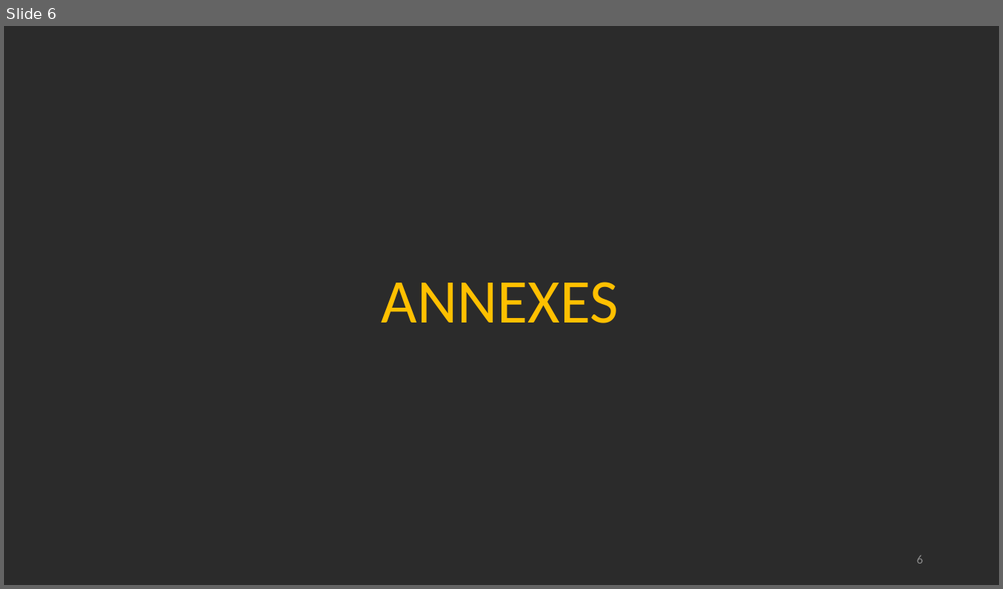
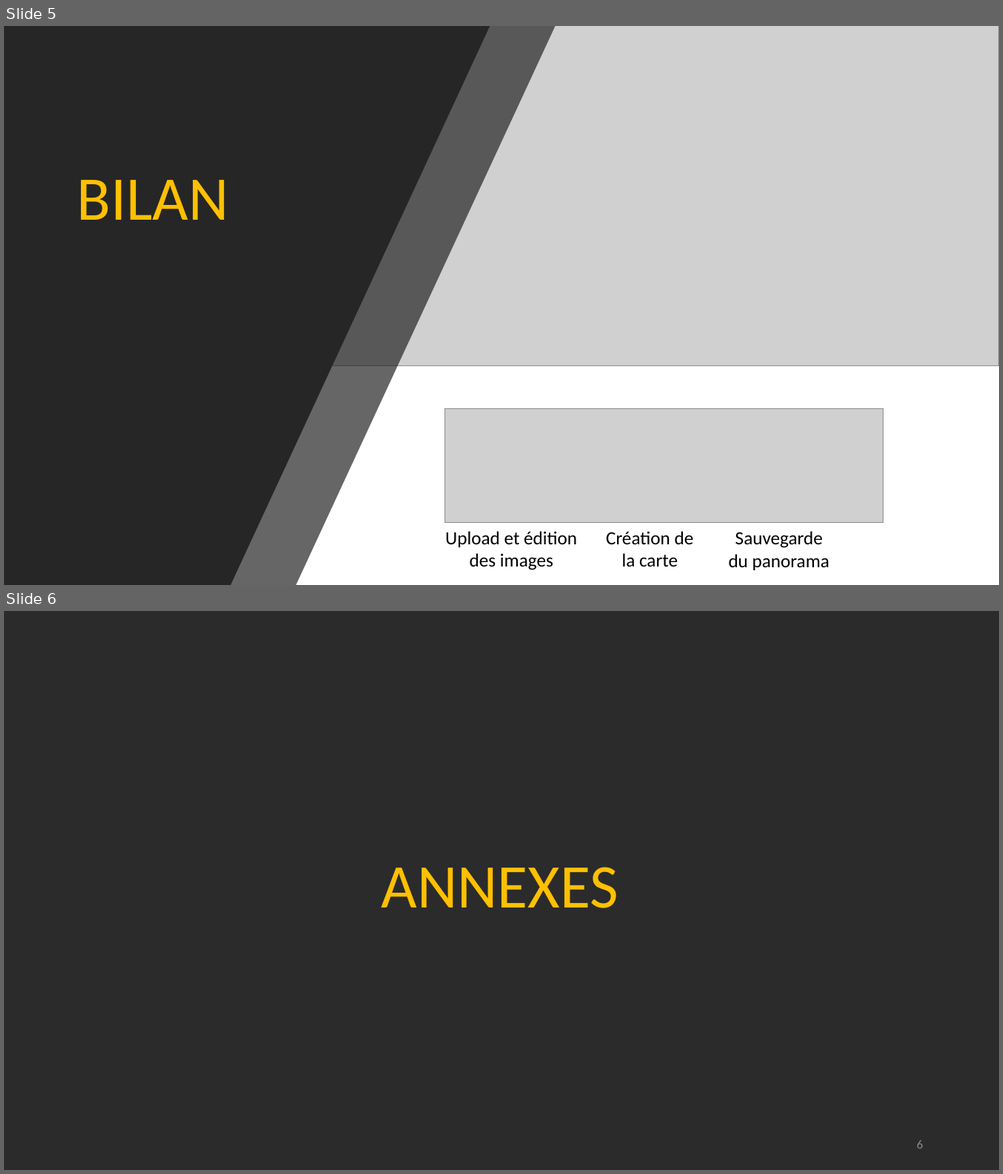
Before and after one commit to Victor-Mom/Projet-Tut-Documentation, a slide deck: Soutenance/Diaporama soutenance.pptx. Shown one above the other, each under a label of ours: slide 6 before the commit, slides 5 and 6 after it. The pictures are 1003x589 and 1003x1174 pixels, drawn with LibreOffice and Linux fonts; fonts in the diff are those of the drawing; grey boxes stand for pictures; background and template pictures are left out; a plain dark background stands for a picture behind light text. Boxes give left, top, right and bottom in pixels: in the first picture for what was removed or moved away, otherwise in the second. Text is boxed around its words. In the diff, an @@ line names an element or a change of style, - is before the commit and + after.

Commit message:
slide bilan + répartition travail

```diff
--- a/Soutenance/Diaporama soutenance.pptx
+++ b/Soutenance/Diaporama soutenance.pptx
@@ slide 5 added at [4, 26, 999, 585], background #000000 @@
@@ rectangle added at [4, 26, 999, 585], fill #FFFFFF @@
@@ freeform shape added at [4, 26, 555, 585], fill #262626 at 70% opacity @@
@@ freeform shape added at [4, 26, 489, 585], fill #262626 @@
@@ picture added at [256, 26, 999, 366] @@
@@ title added at [77, 180, 229, 220], 60 pt, text #FFC000 @@
+BILAN
@@ picture added at [445, 409, 884, 524] @@
@@ text added at [445, 531, 577, 571], 18 pt, text #000000 @@
+Upload et édition des images
@@ text added at [606, 531, 694, 567], 18 pt, text #000000 @@
+Création de la carte
@@ text added at [728, 531, 829, 571], 18 pt, text #000000 @@
+Sauvegarde du panorama
```
Also in this commit, not shown: 1 other slide added, 1 slide removed.
